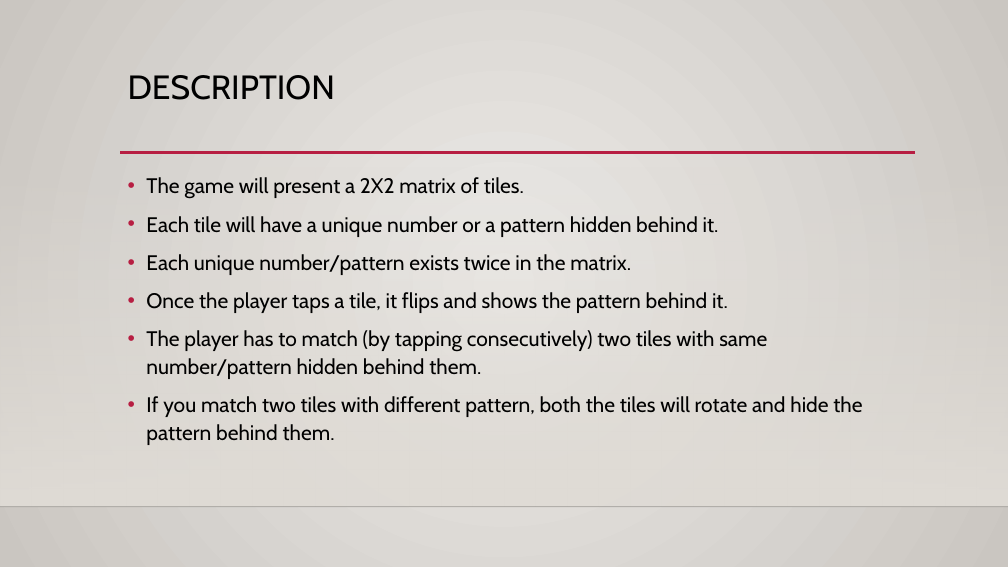
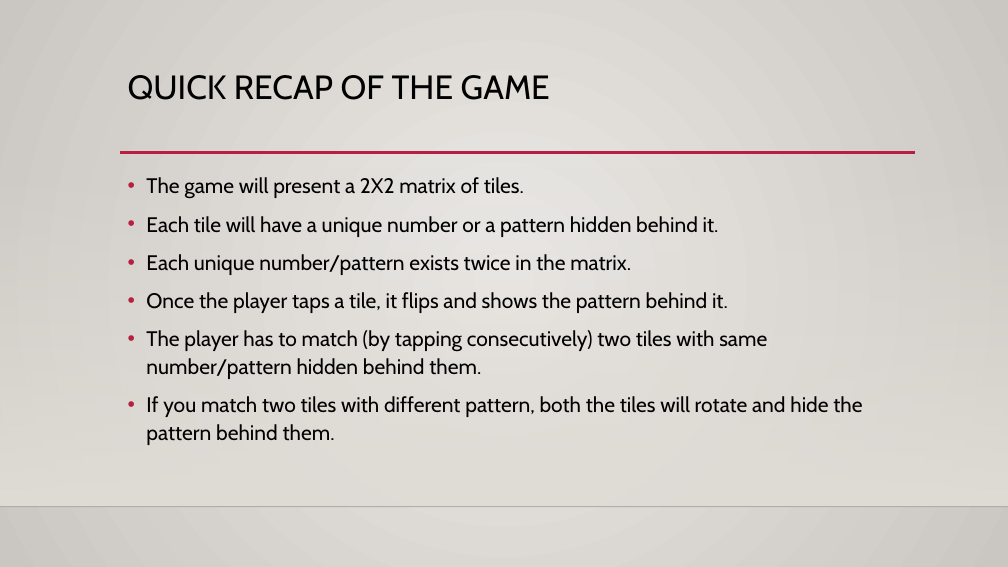
Before and after one commit to saurabhkpathak/CS7059-Tiles, a slide deck: slide 2 of Tiles - Presentation 2.pptx. Drawn at 1008x567 pixels with LibreOffice and Linux fonts; fonts in the diff are those of the drawing; background and template pictures are left out. Boxes give left, top, right and bottom in pixels: in the first picture for what was removed or moved away, otherwise in the second. Text is boxed around its words. In the diff, an @@ line names an element or a change of style, - is before the commit and + after.

```diff
--- a/Tiles - Presentation 2.pptx
+++ b/Tiles - Presentation 2.pptx
@@ title at <box>128,75,550,100</box>: text changed @@
-DESCRIPTION
+QUICK RECAP OF THE GAME
```
Also in this commit, not shown: 3 other slides changed, 1 slide added, 1 slide removed.
